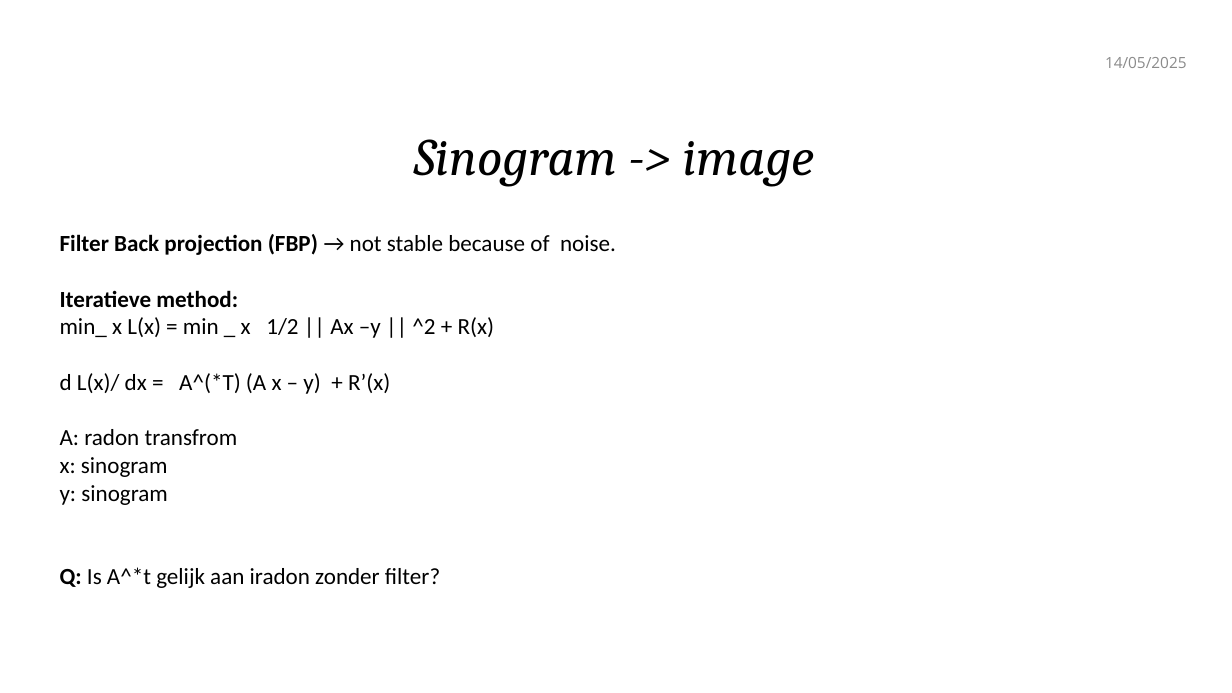
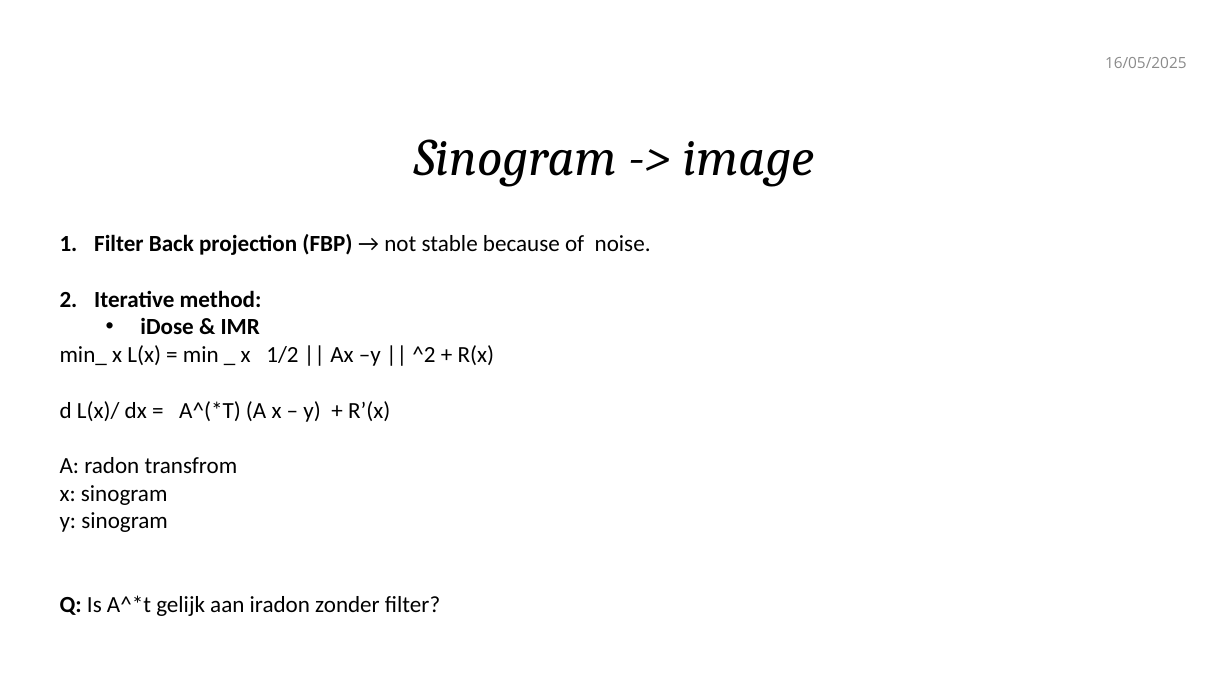
Before and after one commit to GijsBartholomeus/Inverse_probelms_course, a slide deck: slide 3 of powerpoint/Inverse problems project.pptx. Drawn at 1232x693 pixels with LibreOffice and Linux fonts; fonts in the diff are those of the drawing; background and template pictures are left out. Boxes give left, top, right and bottom in pixels: in the first picture for what was removed or moved away, otherwise in the second. Text is boxed around its words. In the diff, an @@ line names an element or a change of style, - is before the commit and + after.

```diff
--- a/powerpoint/Inverse problems project.pptx
+++ b/powerpoint/Inverse problems project.pptx
@@ text at (1105, 57, 1187, 68): text changed @@
-14/05/2025
+16/05/2025
@@ text at (94, 234, 651, 255): bullet none to 1. @@
@@ text at (94, 290, 262, 334): text changed @@
-Iteratieve method:
+2. Iterative method:
+  • iDose & IMR
```
Also in this commit, not shown: 7 other slides changed, 1 slide removed, 20 other files.
